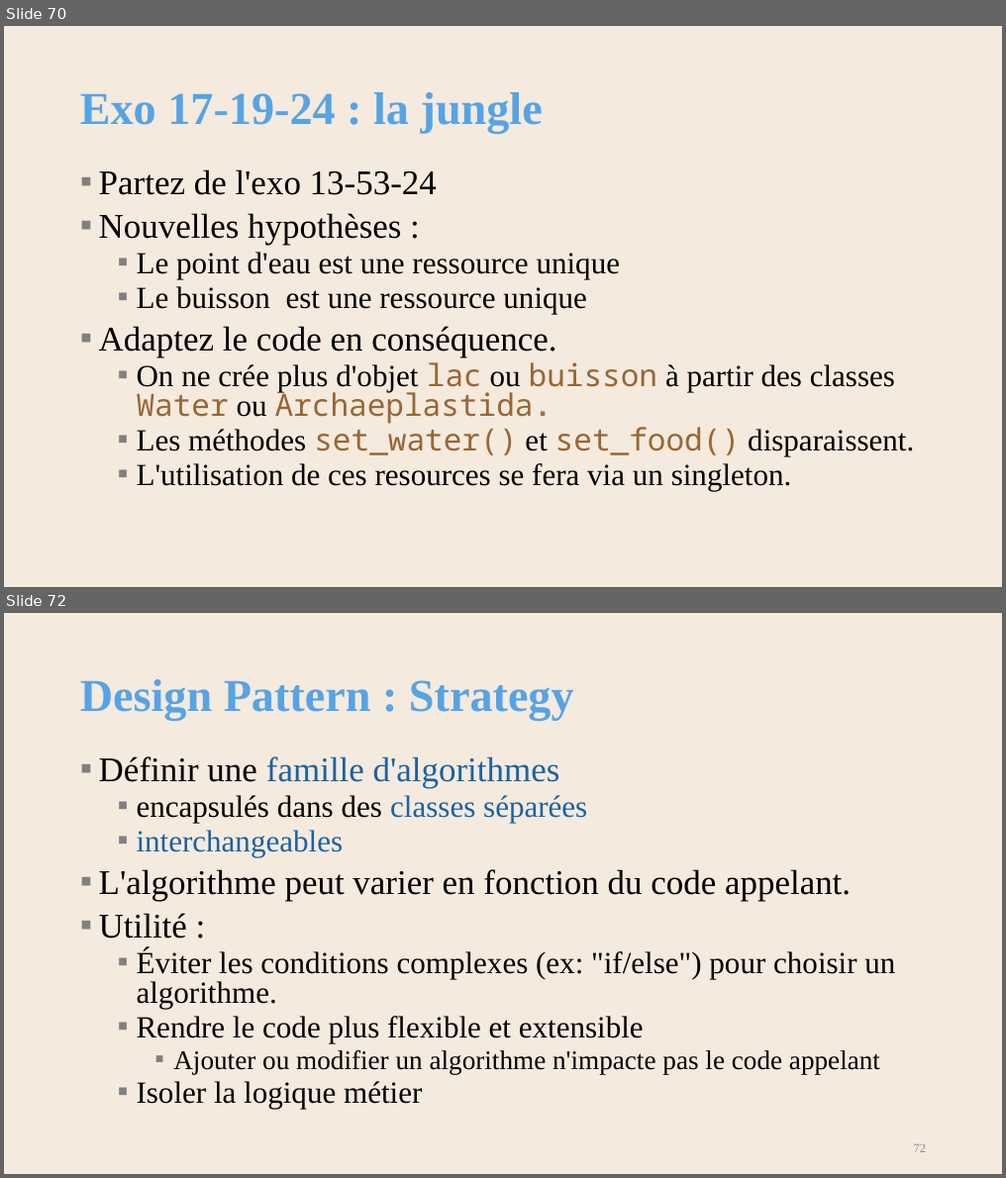
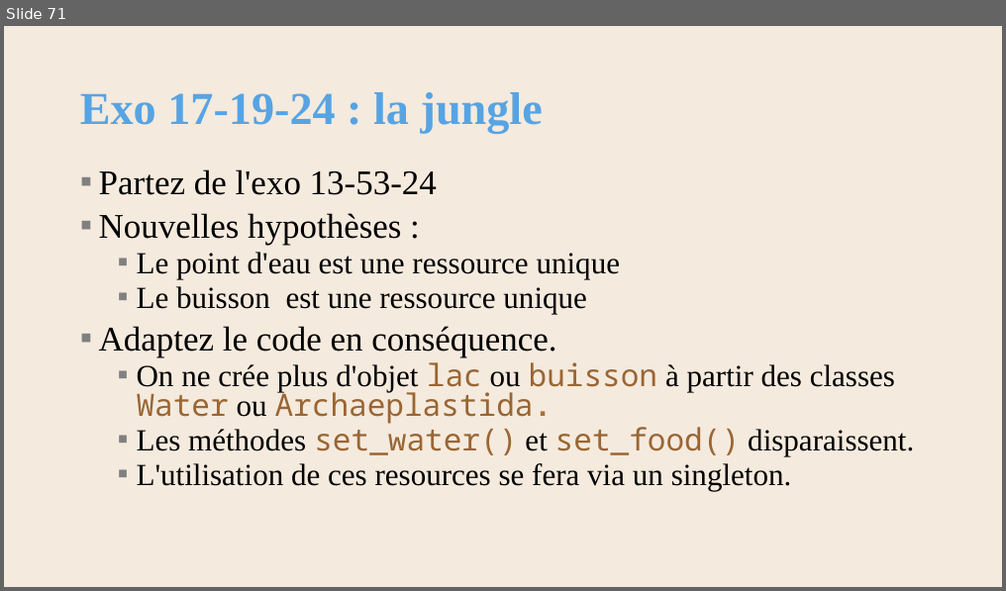
Before and after one commit to AlainWafflard/4IPO3, a slide deck: 17-POO-design-pattern/syllabus_17.pptx. Shown one above the other, each under a label of ours: slides 70 and 72 before the commit, slide 71 after it; the slides between them are not shown. The pictures are 1006x1178 and 1006x591 pixels, drawn with LibreOffice and Linux fonts; fonts in the diff are those of the drawing; background and template pictures are left out. Boxes give left, top, right and bottom in pixels: in the first picture for what was removed or moved away, otherwise in the second. Text is boxed around its words. In the diff, an @@ line names an element or a change of style, - is before the commit and + after.

```diff
--- a/17-POO-design-pattern/syllabus_17.pptx
+++ b/17-POO-design-pattern/syllabus_17.pptx
@@ slide 72 removed at box(4, 613, 1002, 1174), background #F5EADE @@
@@ title removed at box(80, 679, 574, 721) @@
-Design Pattern : Strategy
@@ text removed at box(99, 757, 895, 1109) @@
-▪ Définir une famille d'algorithmes
-  ▪ encapsulés dans des classes séparées
-  ▪ interchangeables
-▪ L'algorithme peut varier en fonction du code appelant.
-▪ Utilité :
-  ▪ Éviter les conditions complexes (ex: "if/else") pour choisir un algorithme.
-  ▪ Rendre le code plus flexible et extensible
-    ▪ Ajouter ou modifier un algorithme n'impacte pas le code appelant
-  ▪ Isoler la logique métier
@@ page number removed at box(914, 1145, 927, 1153) @@
-72
@@ what was slide 70 is now slide 71 @@
```
Also in this commit, not shown: 8 slides changed, 1 slide added, 5 other slides removed, 2 other files.
